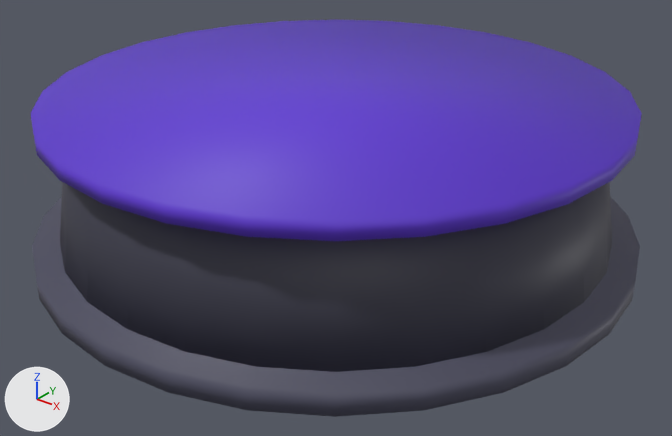
Before and after pictures for a commit that changed the FBX model pet-race-league/models/fbx/Pedestal.fbx.
One viewpoint serves both versions: a 50 mm lens placed at (9.71, -12.14, 7.88), pointed at (0.26, -0.32, 0.56). Every picture has the same lights, and +X, +Y and +Z are marked at lower left. The first picture is the older version.

Objects in the first picture: 'Pedestal'.
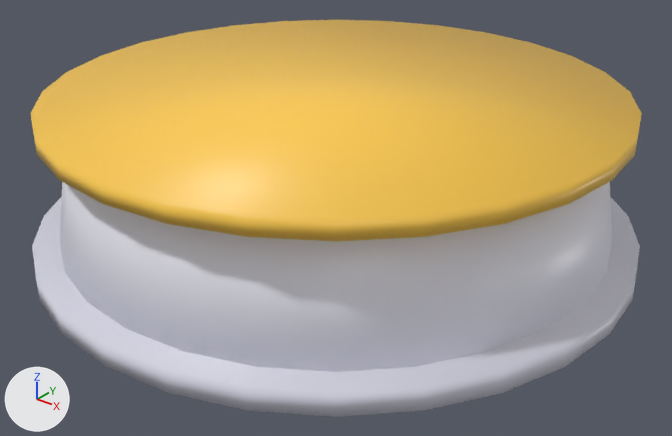
Pixel boxes [x1, y1, x2, y2] of what changed, in the pictures (672 x 436 px):
'Pedestal', surface changed (lighter): [30, 20, 642, 417] in both

What the commit changed:
In material 'Palette' (mat_palette), roughness goes from 0.55 to 0.42.
me_pedestal has 168 vertices, 90 faces and spans x -5.4..5.4, y -5.4..5.4, z 0.0..2.8.
me_pedestal is used by ob_pedestal; location (0.0, 0.0, 0.0).
me_pedestal part 1: texture (UV) coordinates of 90 of 90 faces, centred in x -5.33..5.33, y -5.33..5.33, z 0.0..2.8, changed; they spanned u 0.03..0.59, v 0.66..0.84 and now span u 0.34..0.97, v 0.72..0.91.
